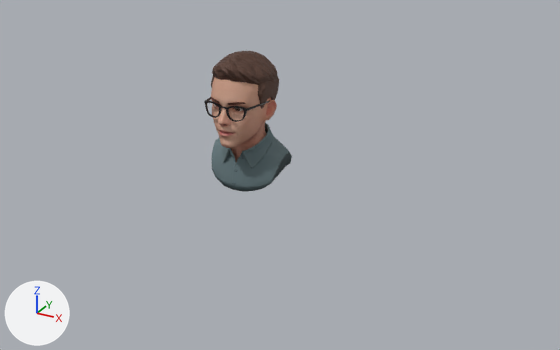
An edit to the glTF model public/face.glb, drawn before and after from the same camera.
Rendered twice from a camera (50 mm lens) standing at (1.058, -1.706, 1.301) and looking at (0.106, 0.024, 0.436). Every picture has the same lights, and +X, +Y and +Z are marked at lower left. Where no turn or scale is listed for an object, it has been applied to the vertices.

Names of what the first picture shows: 'Wolf3D_Hair', 'Wolf3D_Head', 'Wolf3D_Shirt'.
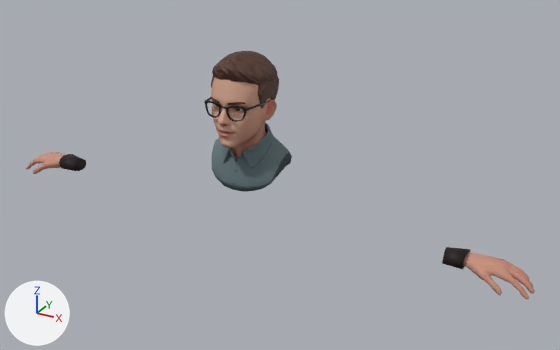
Where the change shows, as pixel boxes (x1, y1, x2, y2) in the pictures (560 x 350 px):
'Wolf3D_Hands', now drawn
    after: (26, 152, 535, 299)

What changed in the scene script:
```text
Add me_wolf3d_hands:
    me_wolf3d_hands.from_pydata(...)  # 1742 vertices, 3448 faces; spans x -0.82..0.82, y -0.07..0.04, z 0.29..0.36
    me_wolf3d_hands.materials.append(mat_wolf3d_skin)  # picture img_basecolor_jpg_001
Change ob_wolf3d_hands:
    ob_wolf3d_hands: bpy.data.objects.new('Wolf3D_Hands', None) -> bpy.data.objects.new('Wolf3D_Hands', me_wolf3d_hands)
```
